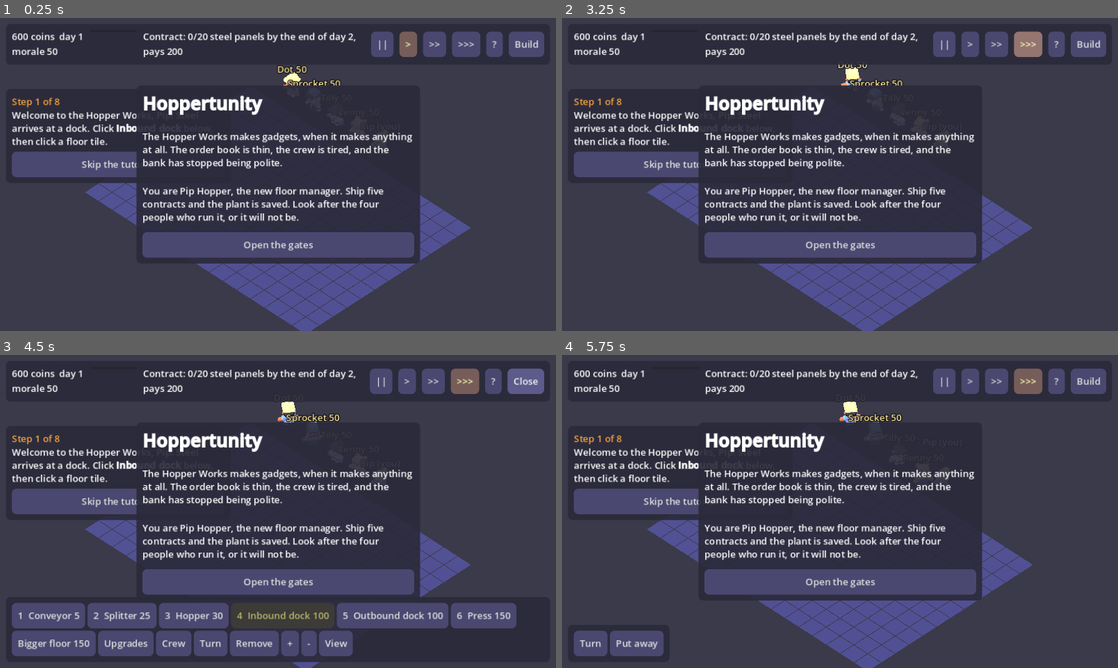
Above: before the commit, frames 1-4 (two rows, left to right).
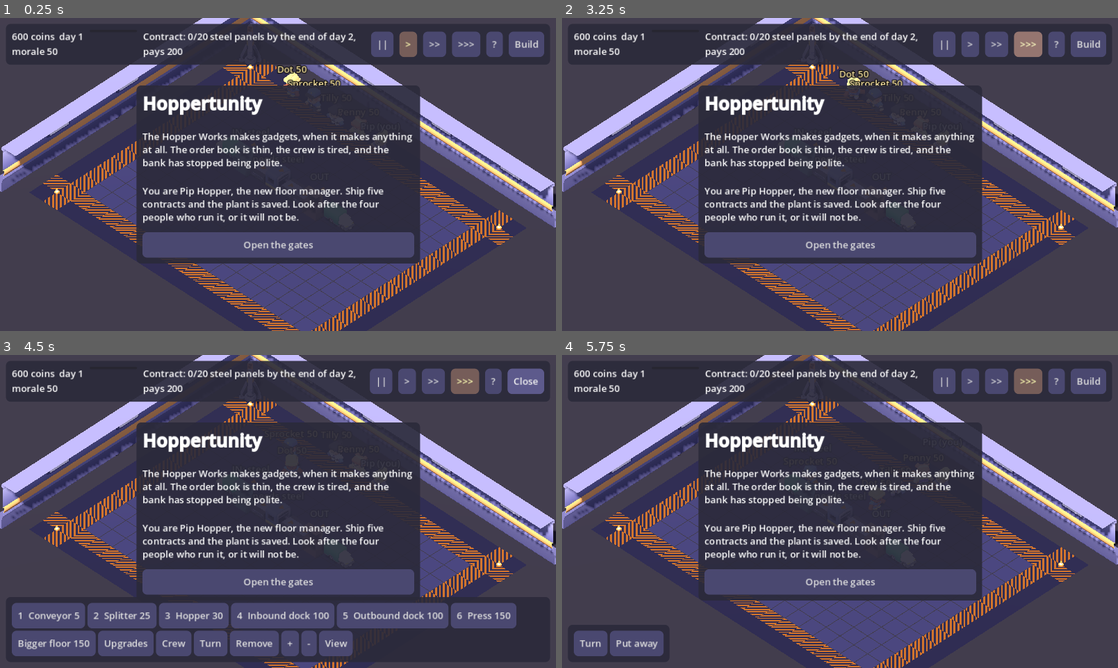
Above: after the commit, the same moments.

Repository: avielbaum/anansi
Game: Godot game, scene res://main.tscn
The game is run twice, just before and just after one commit, with the same random seed, the same clock (stepped at 60 frames per second) and the same inputs.
Inputs:
- Up to frame 1 (0.25 s): no input
- Up to frame 2 (3.25 s): click "||" at 0.5 s; click ">" at 1.25 s; click ">>" at 2 s; click ">>>" at 2.75 s
- Up to frame 3 (4.5 s): click "?" at 3.5 s; click "Build" at 4.25 s
- Up to frame 4 (5.75 s): click "1 Conveyor 5" at 5 s

The runs differ from the first frame. In frame 1, 13% of the frame differs, in the area x 0-100%, y 0-100%; in frame 2, 13%; in frame 3, 14%; in frame 4, 13%.

Commit message:
Hoppertunity: a factory building around the floor, a starter line, and a tutorial that points at the tile to build on
Co-Authored-By: Claude Fable 5.2 <noreply@anthropic.com>

Diff:
--- a/examples/hoppertunity/src/main.gd
+++ b/examples/hoppertunity/src/main.gd
@@ -27,17 +27,19 @@
 }
 const CREW_LOOK := {"dock": "character-worker", "tech": "character-male-c", "qa": "character-female-e", "sales": "character-female-b"}
 const HELP := "Every key has a button in the bottom bar, so a touch screen works too. Click a build button (or press it …(380 unchanged characters)…
-## The tutorial: what Pip is told, and the build button that pulses while she is told it. _tutorial_done() says when
-## each step is finished.
+## The tutorial. A new game opens on a small working line (Sim.starter), and Pip is walked through building a second
+## one beside it, one piece at a time. Each step: what she is told, the build button that pulses, and the floor tile that
+## glows (or null). _tutorial_done() says when a step is finished.
 const TUTORIAL := [
-	["Welcome to the Hopper Works, Pip! Steel arrives at a dock. Click [b]Inbound dock[/b] below, then click a floor tile.", "inbound"],
-	["The orange arrow shows where a building sends things. Choose [b]Press[/b] and place it where the arrow points. R turns a piece before you place it.", "press"],
-	["Panels need to leave. Place an [b]Outbound dock[/b] a tile or two past the press.", "outbound"],
-	["Join them with [b]Conveyor[/b] so crates travel dock, press, dock. Drag to lay a run. Right-click removes a mistake.", "belt"],
-	["First sale! The contract up top wants 20 panels by the end of day 2. The buttons > >> >>> speed time up; || or Space pauses.", ""],
-	["Your crew walks between the buildings they look after. Their mood changes how fast their part of the plant runs. Click one of them.", ""],
-	["Type anything and press Enter: kindness lifts morale, rudeness sinks it. Or click [b]Any work?[/b] for an errand that pays.", ""],
-	["Do the errand: the orange line up top says how. Everyone loses a little morale each day, so keep talking, helping and paying fairly. That is the job. Good luck!", ""],
+	["This is your line. Steel comes in at the [b]green dock[/b], the [b]press[/b] stamps it into panels, and the [b]orange dock[/b] ships them. Watch a couple of crates make the trip.", "", null],
+	["Every panel sold is money. But the contract up top wants 20 by the end of day 2, and one press is slow. Let's build a second line.\n\nClick [b]Inbound dock[/b] below, then the glowing tile.", "inbound", Vector2i(4, 7)],
+	["The orange arrow on a building shows which way it sends things.\n\nNow a [b]Press[/b] on the next glowing tile, right where the dock's arrow points.", "press", Vector2i(5, 7)],
+	["A [b]Conveyor[/b] carries things one tile along its arrow. Put one after the press.", "belt", Vector2i(6, 7)],
+	["And an [b]Outbound dock[/b] at the end to sell what arrives.", "outbound", Vector2i(7, 7)],
+	["Two lines running! Time is yours to bend: the [b]> >> >>>[/b] buttons at the top speed it up, [b]||[/b] or Space pauses. Try one.", "", null],
+	["Four people keep this plant going, and their mood sets how fast their part of it runs. Click one of them (their names float over their heads).", "", null],
+	["Type anything and press Enter: kindness lifts morale, rudeness sinks it. Or click [b]Any work?[/b] for an errand that pays.", "", null],
+	["Do the errand: the orange line up top says how, and what it wants is marked in orange on the floor. Everyone loses a little morale each day, so keep talking, helping and paying fairly.\n\nThat is the job. Good luck, Pip!", "", null],
 ]
 const TRUCK_LOAD := 12  # crates a truck brings or takes before it drives off and the next one backs in
 const PERSONAL := 0.55  # how close two people may stand, in tiles
@@ -77,6 +79,9 @@
 var trucks := {}  # Vector2i of a dock -> {"node", "home", "front", "count", "last_t", "away"}: the van parked at it
 var item_mm := {}  # item id -> MultiMesh
 var floor_mm := MultiMesh.new()
+var scenery := Node3D.new()  # the building around the floor: apron, walls on the far sides, props (see _scenery)
+var scenery_for := []  # the floor size and view it was built for
+const APRON := 2  # tiles of walkway between the build floor and the walls
 var ghost := Node3D.new()
 var ghost_key := ""
 var crew_nodes := {}  # crew id (and "pip") -> Node3D
@@ -114,6 +119,7 @@
 var tags_seen := []
 var saved_at := 0  # sim.ticks at the last save
 var tut_text: RichTextLabel
+var tut_marker := MeshInstance3D.new()  # the glowing tile the tutorial wants built on
 var build_buttons := {}  # kind -> its button in the build bar
 var sounds := {}  # sound name -> its AudioStreamPlayer
 var music := AudioStreamPlayer.new()
@@ -203,6 +209,7 @@
 	if saved.is_empty():
 		player_id = "pip-%08x" % (randi() & 0x7fffffff)
 		tutorial = 0
+		sim.starter()
 	else:
 		tutorial = int(saved.get("tutorial", TUTORIAL.size()))
 		sim.restore(saved.sim)
@@ -357,17 +364,28 @@
 func _world() -> void:
 	var env := Environment.new()
 	env.background_mode = Environment.BG_COLOR
-	env.background_color = Color("3b3a4a")
+	env.background_color = Color("23222d")
 	env.ambient_light_source = Environment.AMBIENT_SOURCE_COLOR
-	env.ambient_light_color = Color("c9c6e8")
-	env.ambient_light_energy = 0.7
+	env.ambient_light_color = Color("b9b6e0")
+	env.ambient_light_energy = 0.6
 	var we := WorldEnvironment.new()
 	we.environment = env
 	add_child(we)
 	var sun := DirectionalLight3D.new()
-	sun.rotation_degrees = Vector3(-55, 35, 0)
+	sun.rotation_degrees = Vector3(-50, 30, 0)
+	sun.light_color = Color("fff1dc")  # late-afternoon light through the factory's open sides
+	sun.light_energy = 1.05
 	sun.shadow_enabled = true
 	add_child(sun)
+	add_child(scenery)
+	tut_marker.mesh = PlaneMesh.new()
+	tut_marker.mesh.size = Vector2(1, 1)
+	var glow_mat := StandardMaterial3D.new()
+	glow_mat.albedo_color = Color(ORANGE, 0.7)
+	glow_mat.transparency = BaseMaterial3D.TRANSPARENCY_ALPHA
+	glow_mat.shading_mode = BaseMaterial3D.SHADING_MODE_UNSHADED
+	tut_marker.mesh.material = glow_mat
+	add_child(tut_marker)
 	cam.projection = Camera3D.PROJECTION_ORTHOGONAL
 	cam.far = 200.0
 	add_child(cam)
@@ -543,6 +561,74 @@
 		trucks[pos] = {"node": van, "home": van.position, "front": front, "count": 0, "last_t": 0.0, "away": false}
 
 
+## The factory building, for show: a walkway apron with hazard stripes round the build floor, the yard outside, walls
+## with windows on the two sides away from the camera (so they never hide the floor), and a few props. Rebuilt when the
+## floor grows or the view turns.
+func _scenery() -> void:
+	if scenery_for == [sim.floor_size, yaw]:
+		return
+	scenery_for = [sim.floor_size, yaw]
+	for ch in scenery.get_children():
+		ch.queue_free()
+	var size := Vector2(sim.floor_size)
+	var yard := MeshInstance3D.new()
+	yard.mesh = PlaneMesh.new()
+	yard.mesh.size = Vector2(160, 160)
+	var asphalt := StandardMaterial3D.new()
+	asphalt.albedo_color = Color("2a2933")
+	yard.mesh.material = asphalt
+	yard.position = Vector3(size.x / 2, -0.03, size.y / 2)
+	scenery.add_child(yard)
+	var apron := MultiMesh.new()
+	var stripes := MultiMesh.new()
+	var apron_at := []
+	var stripes_at := []
+	for x in range(-APRON, sim.floor_size.x + APRON):
+		for y in range(-APRON, sim.floor_size.y + APRON):
+			if x < 0 or y < 0 or x >= sim.floor_size.x or y >= sim.floor_size.y:
+				apron_at.append(Transform3D(Basis(), _center(Vector2i(x, y)) + Vector3(0, -0.01, 0)))
+				if x == -1 or y == -1 or x == sim.floor_size.x or y == sim.floor_size.y:  # the ring that touches the floor
+					stripes_at.append(Transform3D(Basis(Vector3.UP, PI / 2 if (x == -1 or x == sim.floor_size.x) else 0.0), _center(Vector2i(x, y))))
+	for pair in [[apron, apron_at, "floor", Color(0.3, 0.3, 0.4)], [stripes, stripes_at, "indicator-special-lines", Color(0.62, 0.5, 0.3)]]:
+		pair[0].transform_format = MultiMesh.TRANSFORM_3D
+		pair[0].mesh = _mesh(MODELS + pair[2] + ".glb")
+		pair[0].instance_count = pair[1].size()
+		for i in pair[1].size():
+			pair[0].set_instance_transform(i, pair[1][i])
+		var mi := MultiMeshInstance3D.new()
+		mi.multimesh = pair[0]
+		var mat: BaseMaterial3D = pair[0].mesh.surface_get_material(0).duplicate()
+		mat.albedo_color = pair[3]
+		mi.material_override = mat
+		scenery.add_child(mi)
+	# walls stand on the sides away from the camera
+	var toward := Basis(Vector3.UP, yaw * PI / 2 + PI / 4).z  # from the floor toward the camera
+	var wall_z := -APRON - 1.5 if toward.z > 0 else size.y + APRON + 1.5
+	var wall_x := -APRON - 1.5 if toward.x > 0 else size.x + APRON + 1.5
+	var x := -APRON - 1
+	while x < sim.floor_size.x + APRON + 1:  # the wall that runs along X: pillars, with a wide window every few
+		var wide := (x + APRON) % 5 == 2
+		_prop("structure-window-wide" if wide else "structure-wall", Vector3(x + (1.0 if wide else 0.5), 0, wall_z), 0.0 if toward.z > 0 else PI)
+		x += 2 if wide else 1
+	var z := -APRON - 1
+	while z < sim.floor_size.y + APRON + 1:  # and the one along Z
+		var wide := (z + APRON) % 5 == 2
+		_prop("structure-window-wide" if wide else "structure-wall", Vector3(wall_x, 0, z + (1.0 if wide else 0.5)), PI / 2 if toward.x > 0 else -PI / 2)
+		z += 2 if wide else 1
+	for corner in [Vector2(-1.5, -1.5), Vector2(size.x + 0.5, -1.5), Vector2(-1.5, size.y + 0.5), Vector2(size.x + 0.5, size.y + 0.5)]:
+		_prop("cone", Vector3(corner.x + 0.5, 0, corner.y + 0.5), 0.0, 0.8)
+	var far := Vector3(-1.4 if toward.x > 0 else size.x + 1.4, 0, -1.4 if toward.z > 0 else size.y + 1.4)
+	_prop("crane", far, atan2(toward.x, toward.z) + PI, 0.6)
+
+
+func _prop(model: String, at: Vector3, turn: float, scale := 1.0) -> void:
+	var n: Node3D = load(MODELS + model + ".glb").instantiate()
+	n.position = at
+	n.rotation.y = turn
+	n.scale = Vector3.ONE * scale
+	scenery.add_child(n)
+
+
 func _floor() -> void:
 	floor_mm.instance_count = sim.floor_size.x * sim.floor_size.y
 	for x in sim.floor_size.x:
@@ -586,6 +672,7 @@
 				break
 	_walk_crew(delta)
 	_camera(delta)
+	_scenery()
 	if belts_dirty:
 		_draw_belts()
 	for pos in trucks:  # an inbound dock's counter drops back to zero each time it unloads a crate
@@ -1061,13 +1148,15 @@
 	talk_input.text_submitted.connect(_say)
 	tv.add_child(talk_input)
 
-	tut_panel = _panel(Control.PRESET_TOP_LEFT, root, Vector2(380, 0))
+	tut_panel = _panel(Control.PRESET_TOP_LEFT, root, Vector2(430, 0))
 	tut_panel.offset_top = 120
 	var uv := VBoxContainer.new()
 	tut_panel.add_child(uv)
 	tut_text = RichTextLabel.new()
 	tut_text.bbcode_enabled = true
 	tut_text.fit_content = true
+	tut_text.add_theme_font_size_override("normal_font_size", 18)
+	tut_text.add_theme_font_size_override("bold_font_size", 18)
 	uv.add_child(tut_text)
 	_button("Skip the tutorial", uv, func(): tutorial = TUTORIAL.size())
 
@@ -1242,36 +1331,43 @@
 	_tutorial()
 
 
-func _has(kind: String) -> bool:
-	return sim.cells.values().any(func(c): return c.kind == kind)
+func _count(kind: String) -> int:
+	return sim.cells.values().filter(func(c): return c.kind == kind).size()
 
 
 func _tutorial_done(step: int) -> bool:
 	match step:
-		0: return _has("inbound")
-		1: return _has("press")
-		2: return _has("outbound")
-		3: return sim.today.shipped > 0 or sim.contract.done > 0 or sim.contracts_done > 0
-		4: return sim.contract.done >= 5 or sim.contracts_done > 0 or speed != 1.0
-		5: return talking != ""
-		6: return not sim.quest.is_empty() or sim.quests_done.values().max() > 0
+		0: return sim.today.shipped >= 2 or sim.day > 1
+		1: return _count("inbound") >= 2
+		2: return _count("press") >= 2
+		3: return _count("belt") >= 4
+		4: return _count("outbound") >= 2
+		5: return speed != 1.0
+		6: return talking != ""
+		7: return not sim.quest.is_empty() or sim.quests_done.values().max() > 0
 	return sim.quests_done.values().max() > 0
 
 
-## Show the current tutorial step, move on when it is done, and pulse the build button it talks about.
+## Show the current tutorial step, move on when it is done, pulse the build button it talks about and light up the
+## floor tile it wants. Nothing shows while a question or report is up, so the two never compete.
 func _tutorial() -> void:
 	if tutorial < TUTORIAL.size() and _tutorial_done(tutorial):
 		tutorial += 1
 		_sfx("step")
-	tut_panel.visible = tutorial < TUTORIAL.size()
-	var want: String = TUTORIAL[tutorial][1] if tut_panel.visible else ""
-	if tut_panel.visible:
-		tut_text.text = "[color=#f2a13c]Step %d of %d[/color]
-%s" % [tutorial + 1, TUTORIAL.size(), TUTORIAL[tutorial][0]]
+	var on := tutorial < TUTORIAL.size()
+	tut_panel.visible = on and not modal
+	var want: String = TUTORIAL[tutorial][1] if on else ""
+	if on:
+		tut_text.text = "[color=#f2a13c]Getting started: %d of %d[/color]\n%s" % [tutorial + 1, TUTORIAL.size(), TUTORIAL[tutorial][0]]
 	var glow := 0.75 + 0.5 * absf(sin(Time.get_ticks_msec() / 300.0))
 	for kind in build_buttons:
 		build_buttons[kind].modulate = Color(glow, glow, glow * 0.6) if kind == want else (Color(1.6, 1.3, 0.8) if kind == tool else Color.WHITE)
 	remove_button.modulate = Color(1.7, 0.9, 0.8) if tool == "remove" else Color.WHITE
+	var tile = TUTORIAL[tutorial][2] if on else null
+	tut_marker.visible = tile != null and not sim.cells.has(tile)  # built somewhere else instead: the step still counts
+	if tile != null:
+		tut_marker.position = _center(tile) + Vector3(0, 0.04, 0)
+		tut_marker.scale = Vector3.ONE * (0.85 + 0.1 * glow)
 
 
 func _toast(text: String) -> void:
--- a/examples/hoppertunity/src/sim.gd
+++ b/examples/hoppertunity/src/sim.gd
@@ -74,6 +74,15 @@
 			c.merge({"buf": {}, "busy": false, "prog": 0.0, "out": "", "jam": 0})
 	cells[pos] = c
 	return true
+
+
+## The line a new game opens on, free of charge: steel in, one press, panels out. The tutorial builds on it.
+func starter() -> void:
+	var line := ["inbound", "belt", "press", "belt", "belt", "outbound"]
+	for i in line.size():
+		money += Data.BUILD[line[i]].cost
+		build(line[i], Vector2i(4 + i, 4), 0)
+	today.built = 0
 
 
 ## Remove a building for half its cost back. Whatever it held is lost.
--- a/examples/hoppertunity/test/checks.gd
+++ b/examples/hoppertunity/test/checks.gd
@@ -338,7 +338,8 @@
 	var g: Node = load("res://main.tscn").instantiate()
 	g.save_path = "user://hoppertunity_check.json"  # never the player's own save
 	add_child(g)
-	ok(g.modal and g.sim.day == 1, "the game opens on its title screen")
+	ok(g.modal and g.sim.day == 1 and g.sim.cells.size() == 6 and g.sim.money == Data.START_MONEY and g.tutorial == 0,
+			"the game opens on its title screen, with the starter line standing and paid for")
 	g._next_modal()
 	var col := 2
 	for piece in ["inbound", "press", "belt", "outbound"]:
@@ -349,8 +350,8 @@
 	g.sim.morale.qa = 100.0
 	for i in 5:
 		await get_tree().process_frame
-	ok(g.sim.cells.size() == 4 and g.views.size() == 3 and g.belt_mm.belt.instance_count == 1 and g.tutorial >= 3,
-			"clicking builds a line: three building nodes, one batched conveyor, and the tutorial follows along")
+	ok(g.sim.cells.size() == 10 and g.views.size() == 6 and g.belt_mm.belt.instance_count == 4,
+			"clicking builds a second line: three more building nodes and one more batched conveyor")
 	run_ticks(g.sim, Data.TICKS_PER_DAY * 2)
 	for i in 3:
 		await get_tree().process_frame
@@ -364,6 +365,10 @@
 			"two days pass: day-end reports queue up, the first contract ships, the game is saved")
 	while g.modal:
 		g._next_modal()
+	for i in 8:
+		await get_tree().process_frame
+	ok(g.tutorial == 5 and g.tut_panel.visible and not g.tut_marker.visible,
+			"the tutorial has followed along: crates shipped, a second line built, and now it asks about the speed buttons")
 	g.speed = 0.0  # paused: a real gateway takes half a minute to answer, and no day may end under the checks below
 	g._click(Vector2i(3, 3))
 	g._open_talk("tech")
@@ -391,7 +396,7 @@
 	g._refresh(Vector2i(4, 3))
 	for i in 3:
 		await get_tree().process_frame
-	ok("breakroom" in g.sim.upgrades and g.sim.floor_size == Vector2i(18, 14) and g.belt_mm.belt.instance_count == 0 and not g.modal,
+	ok("breakroom" in g.sim.upgrades and g.sim.floor_size == Vector2i(18, 14) and g.belt_mm.belt.instance_count == 3 and not g.modal,
 			"upgrades, the crew sheet, a bigger floor and removing a conveyor all go through")
 	var s2 := Sim.new()
 	var old: Dictionary = g.sim.save()
@@ -421,8 +426,8 @@
 	g._answer(g._new_game)
 	for i in 3:
 		await get_tree().process_frame
-	ok(g.sim.cells.is_empty() and g.sim.day == 1 and g.views.is_empty() and g.belt_mm.belt.instance_count == 0 and g.belt_mm.arrow.instance_count == 0
-			and not FileAccess.file_exists("user://hoppertunity_check.json"), "a new game clears the floor, the screen and the save")
+	ok(g.sim.cells.size() == 6 and g.sim.day == 1 and g.views.size() == 3 and g.belt_mm.belt.instance_count == 3 and g.belt_mm.arrow.instance_count == 6
+			and not FileAccess.file_exists("user://hoppertunity_check.json"), "a new game is back to the starter line, on the floor and on screen, with no save")
 	g.queue_free()
 	DirAccess.remove_absolute("user://hoppertunity_check.json")
 
Binary file added: examples/hoppertunity/assets/models/cone.glb
Binary file added: examples/hoppertunity/assets/models/crane.glb
Binary file added: examples/hoppertunity/assets/models/door-wide-closed.glb
Binary file added: examples/hoppertunity/assets/models/indicator-special-area.glb
Binary file added: examples/hoppertunity/assets/models/indicator-special-lines.glb
Binary file added: examples/hoppertunity/assets/models/pipe-large-long.glb
Binary file added: examples/hoppertunity/assets/models/screen-hanging-wide.glb
Binary file added: examples/hoppertunity/assets/models/structure-corner-inner.glb
Binary file added: examples/hoppertunity/assets/models/structure-window-wide.glb
Binary file added: examples/hoppertunity/assets/models/structure-window.glb
